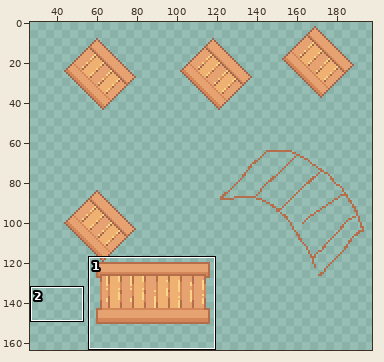
Edited in one commit: sprite sheet (tileset/12x12-rpg-tileset/12x12-rpg-tileset-bridge-45.png). The picture above shows the old version from afar; the outline marks the close-up.
Close-up. Before the commit:
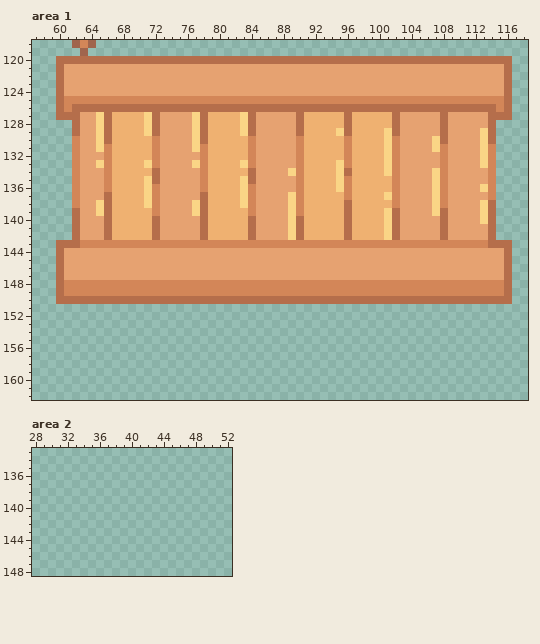
The file is 384x384 pixels. Shown: area 1: x 57..118, y 118..162; area 2: x 28..52, y 133..148. The wide view leaves out empty margins.
Now the later version:
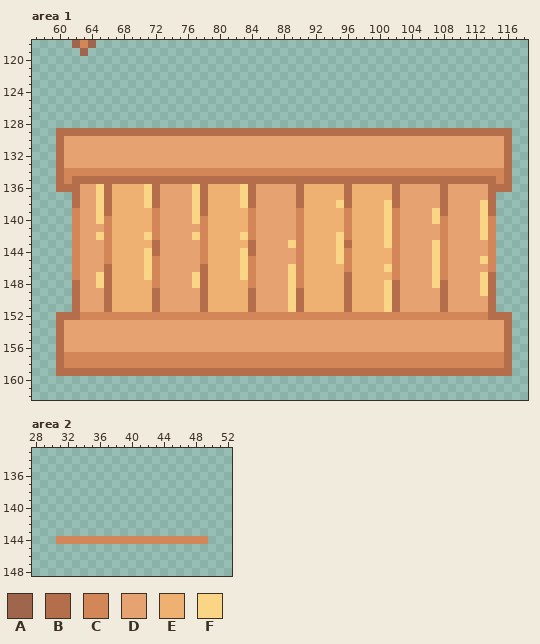
Palette (. is transparent): A #a0654d  B #b56e4b  C #d38658  D #e6a271  E #efb171  F #fad586
Diff:
Area 1:
y 120: x 60..116 BBBBBBBBBBBBBBBBBBBBBBBBBBBBBBBBBBBBBBBBBBBBBBBBBBBBBBBBB -> .........................................................
y 121..124: x 60..116 BDDDDDDDDDDDDDDDDDDDDDDDDDDDDDDDDDDDDDDDDDDDDDDDDDDDDDDDB -> .........................................................
y 125: x 60..116 BCCCCCCCCCCCCCCCCCCCCCCCCCCCCCCCCCCCCCCCCCCCCCCCCCCCCCCCB -> .........................................................
y 126: x 60..116 BCBBBBBBBBBBBBBBBBBBBBBBBBBBBBBBBBBBBBBBBBBBBBBBBBBBBBBCB -> .........................................................
y 127: x 60..116 BBBDDFBEEEEFBDDDDFBEEEEFBDDDDDBEEEEEBEEEEEBDDDDDBDDDDDBBB -> .........................................................
y 128: x 62..114 BDDFBEEEEFBDDDDFBEEEEFBDDDDDBEEEEEBEEEEEBDDDDDBDDDDDB -> .....................................................
y 129: x 60..61 .. -> BB; x 63..65 DDF -> BBB; x 67..71 EEEEF -> BBBBB; x 73..77 DDDDF -> BBBBB; x 79..83 EEEEF -> BBBBB; x 85..89 DDDDD -> BBBBB; x 91..95 EEEEF -> BBBBB; x 97..101 EEEEF -> BBBBB; x 103..107 DDDDD -> BBBBB; x 109..113 DDDDF -> BBBBB; x 115..116 .. -> BB
y 130: x 60..62 ..C -> BDD; x 65..72 FBEEEEEC -> DDDDDDDD; x 77..84 FBEEEEEC -> DDDDDDDD; x 90..102 CEEEEECEEEEFC -> DDDDDDDDDDDDD; x 107..108 FB -> DD; x 113..116 FB.. -> DDDB
y 131: x 60..62 ..C -> BDD; x 65..72 FCEEEEEC -> DDDDDDDD; x 77..84 FCEEEEEC -> DDDDDDDD; x 90..102 CEEEEECEEEEFC -> DDDDDDDDDDDDD; x 107..108 FC -> DD; x 113..116 FC.. -> DDDB
y 132: x 60..62 ..C -> BDD; x 66..72 CEEEEEC -> DDDDDDD; x 78..84 CEEEEEC -> DDDDDDD; x 90..102 CEEEEECEEEEFC -> DDDDDDDDDDDDD; x 108 C -> D; x 113..116 FC.. -> DDDB
y 133: x 60..62 ..C -> BDD; x 65..72 FCEEEEFC -> DDDDDDDD; x 77..84 FCEEEEFC -> DDDDDDDD; x 90..102 CEEEEFCEEEEFC -> DDDDDDDDDDDDD; x 108 C -> D; x 113..116 FC.. -> DDDB
y 134: x 60..61 .. -> BC; x 63..65 DDD -> CCC; x 67..77 EEEEEBDDDDD -> CCCCCCCCCCC; x 79..89 EEEEEBDDDDF -> CCCCCCCCCCC; x 91..101 EEEEFBEEEEF -> CCCCCCCCCCC; x 103..107 DDDDF -> CCCCC; x 109..113 DDDDD -> CCCCC; x 115..116 .. -> CB
y 135: x 60..71 ..CDDDCEEEEF -> BCBBBBBBBBBB; x 73..83 DDDDDCEEEEF -> BBBBBBBBBBB; x 85..116 DDDDDCEEEEFCEEEEECDDDDFCDDDDDC.. -> BBBBBBBBBBBBBBBBBBBBBBBBBBBBBBCB
y 136: x 60..62 ..C -> BBB; x 65..66 DC -> FB; x 72 C -> B; x 77..78 DC -> FB; x 84 C -> B; x 90 C -> B; x 95..96 FC -> EB; x 102 C -> B; x 107..108 FC -> DB; x 113..116 FC.. -> DBBB
y 137: x 62 C -> B; x 65 D -> F; x 72 C -> B; x 77 D -> F; x 84 C -> B; x 89..90 FC -> DB; x 96 C -> B; x 101..102 FC -> EB; x 107..108 FC -> DB; x 114 C -> B
y 138: x 62 C -> B; x 72 C -> B; x 84 C -> B; x 89..90 FC -> DB; x 95 E -> F; x 101..102 EC -> FB; x 107..108 FC -> DB
y 139: x 62 B -> C; x 89 F -> D; x 96 B -> C; x 102 B -> C
y 140: x 62 B -> C; x 65..66 DB -> FC; x 72 B -> C; x 77..78 DB -> FC; x 84 B -> C; x 89..90 FB -> DC; x 96 B -> C; x 102 B -> C; x 107..108 DB -> FC; x 114 B -> C
y 141: x 62 B -> C; x 66 B -> C; x 72 B -> C; x 78 B -> C; x 84 B -> C; x 89..90 FB -> DC; x 96 B -> C; x 102 B -> C; x 108 B -> C; x 113..114 DB -> FC
y 142: x 62 B -> C; x 65..66 DB -> FC; x 71..72 EB -> FC; x 77..78 DB -> FC; x 83..84 EB -> FC; x 89..90 FB -> DC; x 95..96 EB -> FC; x 102 B -> C; x 108 B -> C; x 113..114 DB -> FC
y 143: x 60..65 BBBCCC -> ..CDDD; x 67..77 CCCCCCCCCCC -> EEEEEBDDDDD; x 79..89 CCCCCCCCCCC -> EEEEEBDDDDF; x 91..101 CCCCCCCCCCC -> EEEEFBEEEEF; x 103..107 CCCCC -> DDDDF; x 109..116 CCCCCBBB -> DDDDDC..
y 144: x 60..62 BDD -> ..C; x 66..72 DDDDDDD -> CEEEEFB; x 78..84 DDDDDDD -> CEEEEFB; x 90..102 DDDDDDDDDDDDD -> CEEEEFCEEEEEC; x 107..108 DD -> FC; x 114..116 DDB -> C..
y 145: x 60..62 BDD -> ..C; x 66..72 DDDDDDD -> CEEEEFC; x 78..84 DDDDDDD -> CEEEEFC; x 90..102 DDDDDDDDDDDDD -> CEEEEFCEEEEEC; x 107..108 DD -> FC; x 113..116 DDDB -> FC..
y 146: x 60..62 BDD -> ..C; x 66..72 DDDDDDD -> BEEEEFC; x 78..84 DDDDDDD -> BEEEEFC; x 89..102 DDDDDDDDDDDDDD -> FCEEEEECEEEEFC; x 107..108 DD -> FC; x 114..116 DDB -> C..
y 147: x 60..62 BDD -> ..C; x 65..72 DDDDDDDD -> FBEEEEFC; x 77..84 DDDDDDDD -> FBEEEEFC; x 89..102 DDDDDDDDDDDDDD -> FCEEEEEBEEEEEC; x 107..108 DD -> FC; x 113..116 DDDB -> FB..
y 148: x 60..71 BCCCCCCCCCCC -> ..BDDFBEEEEE; x 73..83 CCCCCCCCCCC -> DDDDFBEEEEE; x 85..89 CCCCC -> DDDDF; x 91..116 CCCCCCCCCCCCCCCCCCCCCCCCCB -> EEEEEBEEEEFBDDDDFBDDDDFB..
y 149: x 60..116 BCCCCCCCCCCCCCCCCCCCCCCCCCCCCCCCCCCCCCCCCCCCCCCCCCCCCCCCB -> ..BDDDBEEEEEBDDDDDBEEEEEBDDDDFBEEEEEBEEEEFBDDDDDBDDDDFB..
y 150: x 60..61 BB -> ..; x 63..65 BBB -> DDD; x 67..71 BBBBB -> EEEEE; x 73..77 BBBBB -> DDDDD; x 79..83 BBBBB -> EEEEE; x 85..89 BBBBB -> DDDDF; x 91..95 BBBBB -> EEEEE; x 97..101 BBBBB -> EEEEF; x 103..107 BBBBB -> DDDDD; x 109..113 BBBBB -> DDDDD; x 115..116 BB -> ..
y 151: x 62..114 ..................................................... -> BDDDBEEEEEBDDDDDBEEEEEBDDDDFBEEEEEBEEEEFBDDDDDBDDDDDB
y 152: x 60..116 ......................................................... -> BBBCCCCCCCCCCCCCCCCCCCCCCCCCCCCCCCCCCCCCCCCCCCCCCCCCCCBBB
y 153..156: x 60..116 ......................................................... -> BDDDDDDDDDDDDDDDDDDDDDDDDDDDDDDDDDDDDDDDDDDDDDDDDDDDDDDDB
y 157..158: x 60..116 ......................................................... -> BCCCCCCCCCCCCCCCCCCCCCCCCCCCCCCCCCCCCCCCCCCCCCCCCCCCCCCCB
y 159: x 60..116 ......................................................... -> BBBBBBBBBBBBBBBBBBBBBBBBBBBBBBBBBBBBBBBBBBBBBBBBBBBBBBBBB
Area 2:
y 144: x 31..49 ................... -> CCCCCCCCCCCCCCCCCCC
